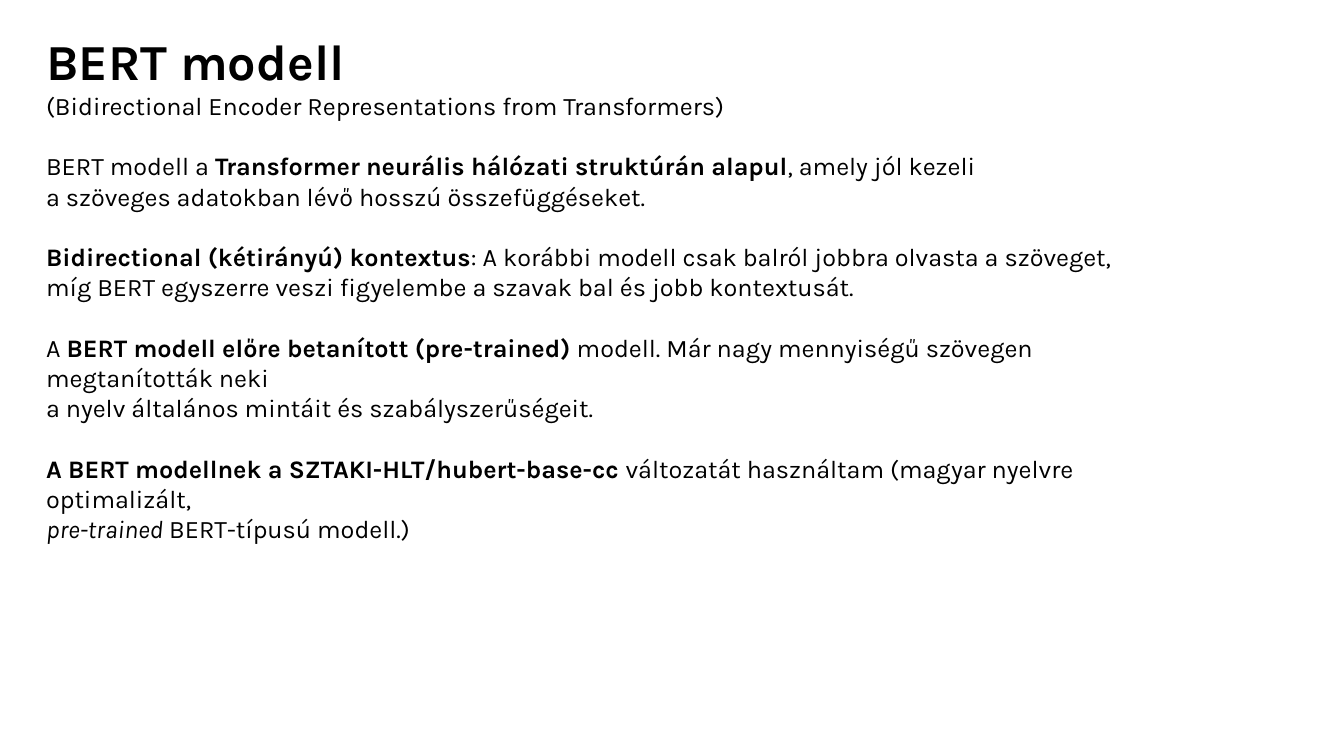
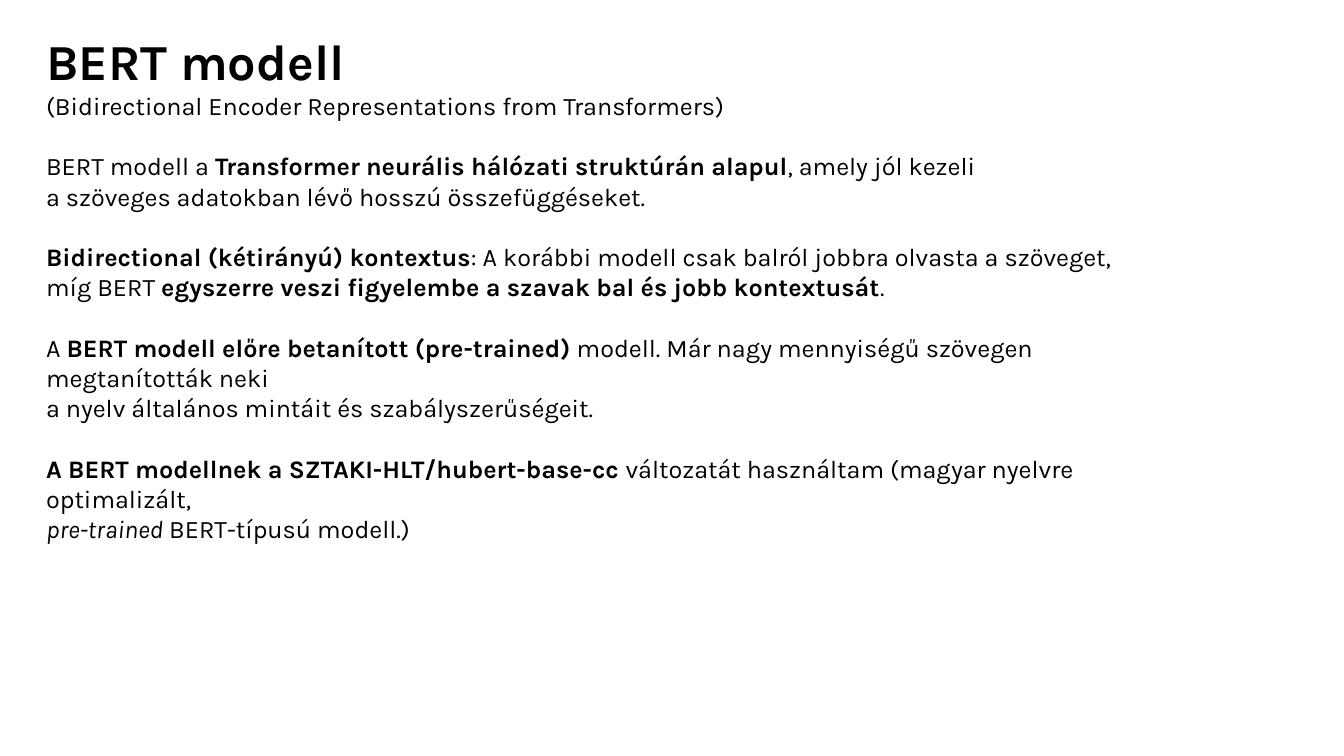
Before and after one commit to minorharpman/erzelemelemzes, a slide deck: slide 4 of Erzelemelemzes.pptx. Drawn at 1344x756 pixels with LibreOffice and Linux fonts; fonts in the diff are those of the drawing. Boxes give left, top, right and bottom in pixels: in the first picture for what was removed or moved away, otherwise in the second. Text is boxed around its words. In the diff, an @@ line names an element or a change of style, - is before the commit and + after.

```diff
--- a/Erzelemelemzes.pptx
+++ b/Erzelemelemzes.pptx
@@ text at <box>46,246,1111,303</box>: bold on in "egyszerre veszi figyelembe a szavak bal és ..." @@
```
Also in this commit, not shown: 5 other slides changed, 3 slides added, 1 other file.
